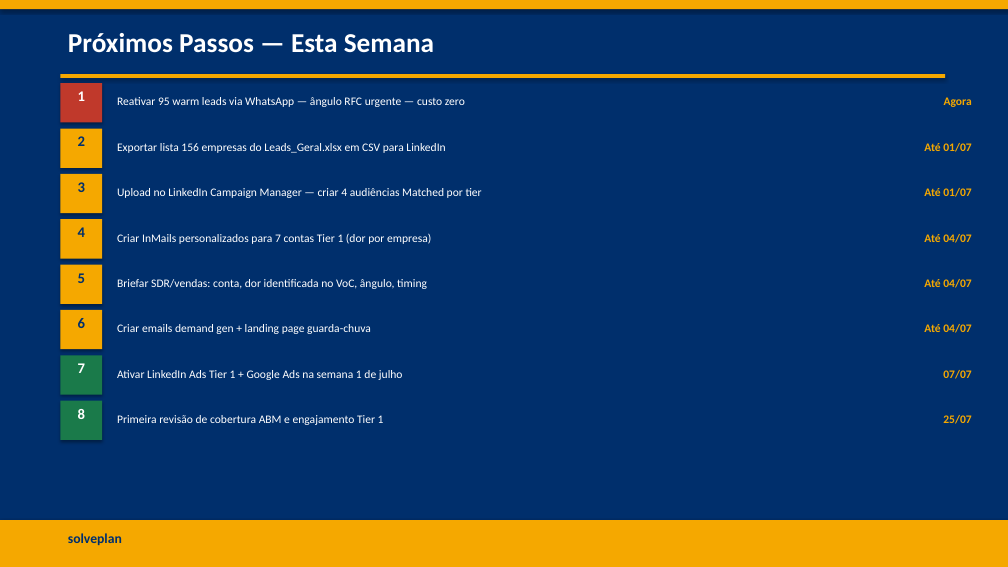
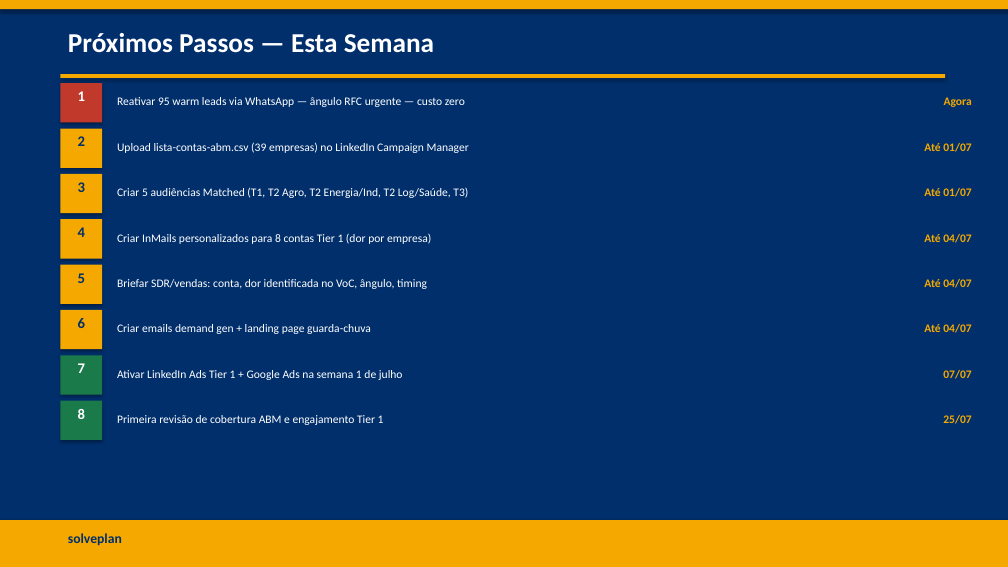
Before and after one commit to frsant96-gif/marketing-agents, a slide deck: slide 10 of marketing/campanhas/fabrica-de-analytics-q3-2026/Fabrica_Analytics_ABM_Q3_2026.pptx. Drawn at 1008x567 pixels with LibreOffice and Linux fonts; fonts in the diff are those of the drawing. Boxes give left, top, right and bottom in pixels: in the first picture for what was removed or moved away, otherwise in the second. Text is boxed around its words. In the diff, an @@ line names an element or a change of style, - is before the commit and + after.

```diff
--- a/marketing/campanhas/fabrica-de-analytics-q3-2026/Fabrica_Analytics_ABM_Q3_2026.pptx
+++ b/marketing/campanhas/fabrica-de-analytics-q3-2026/Fabrica_Analytics_ABM_Q3_2026.pptx
@@ text at box(117, 142, 469, 153): text changed @@
-Exportar lista 156 empresas do Leads_Geral.xlsx em CSV para LinkedIn
+Upload lista-contas-abm.csv (39 empresas) no LinkedIn Campaign Manager
@@ text at box(117, 187, 468, 198): text changed @@
-Upload no LinkedIn Campaign Manager — criar 4 audiências Matched por tier
+Criar 5 audiências Matched (T1, T2 Agro, T2 Energia/Ind, T2 Log/Saúde, T3)
@@ text at box(117, 233, 431, 244): text changed @@
-Criar InMails personalizados para 7 contas Tier 1 (dor por empresa)
+Criar InMails personalizados para 8 contas Tier 1 (dor por empresa)
```
Also in this commit, not shown: 4 other slides changed, 1 other file.
